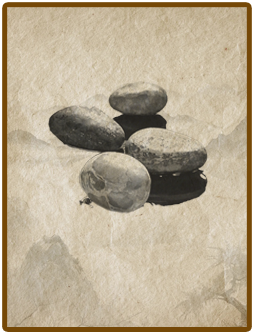
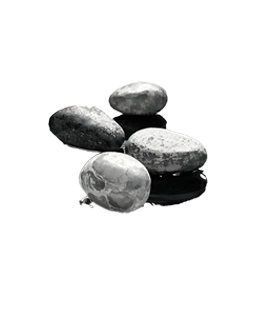
Layered file, before and after one edit (254 x 334). Changes by layer:
"磁石": opacity 82% → 100%, blend multiply → normal over [47, 80, 208, 214]
hid "图层 2" over [7, 7, 247, 327]
